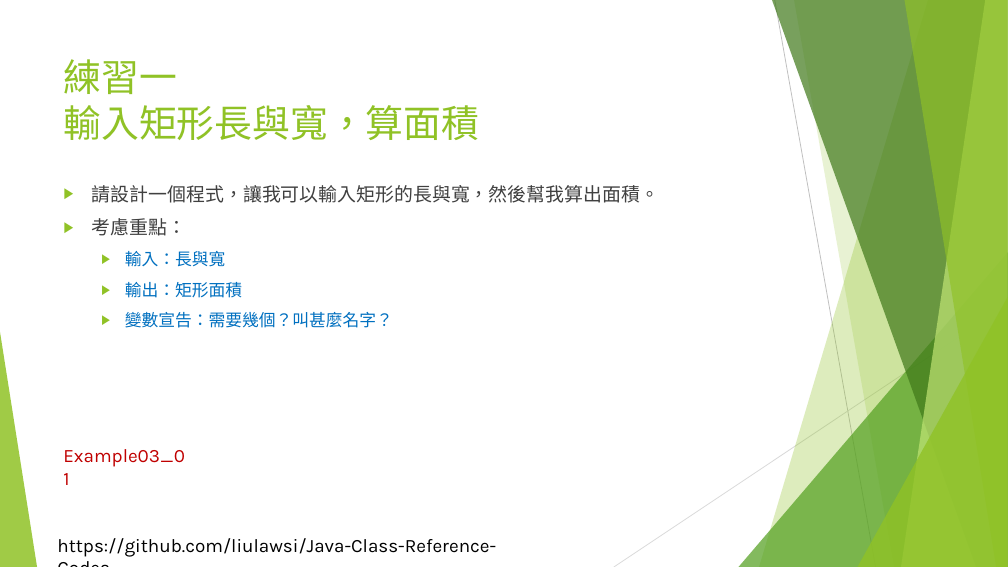
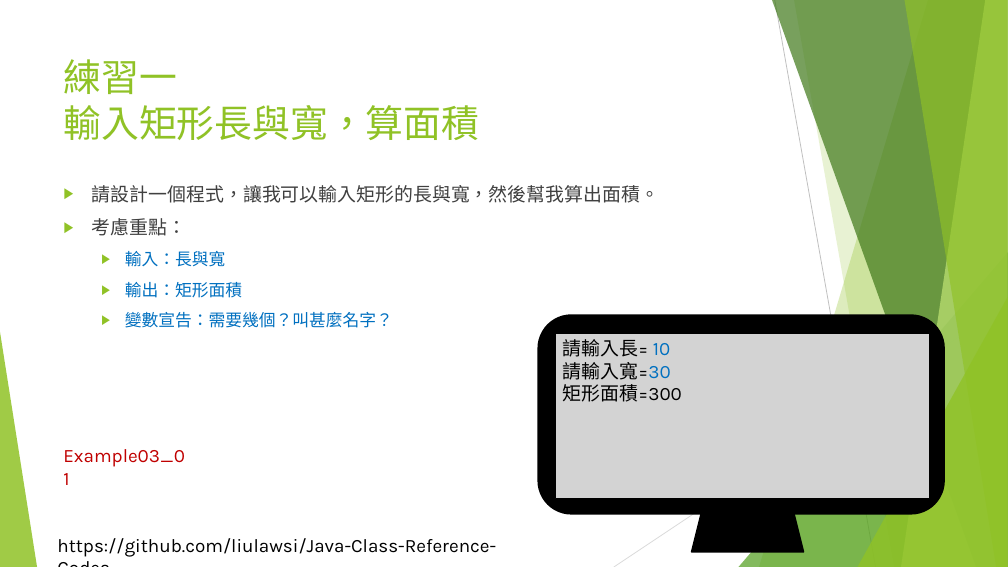
Before and after one commit to liulawsi/My_PPTs, a slide deck: slide 9 of LCC/Java/03_程式語言基本法.pptx (slide 8 before the commit). Drawn at 1008x567 pixels with LibreOffice and Linux fonts; fonts in the diff are those of the drawing; background and template pictures are left out. Boxes give left, top, right and bottom in pixels: in the first picture for what was removed or moved away, otherwise in the second. Text is boxed around its words. In the diff, an @@ line names an element or a change of style, - is before the commit and + after.

```diff
--- a/LCC/Java/03_程式語言基本法.pptx
+++ b/LCC/Java/03_程式語言基本法.pptx
@@ rounded rectangle added at (x1=538, y1=315, x2=944, y2=514), fill #000000, outline #000000 1.5 pt @@
@@ rectangle added at (x1=556, y1=333, x2=930, y2=498), fill #D3D3D3, outline #000000 1.5 pt, 18 pt, text #000000 @@
+請輸入長= 10
+請輸入寬=30
+矩形面積=300
@@ trapezoid added at (x1=692, y1=514, x2=804, y2=552), fill #000000, outline #000000 1.5 pt @@
```
Also in this commit, not shown: 3 other slides changed, 4 slides added, 7 other files.
